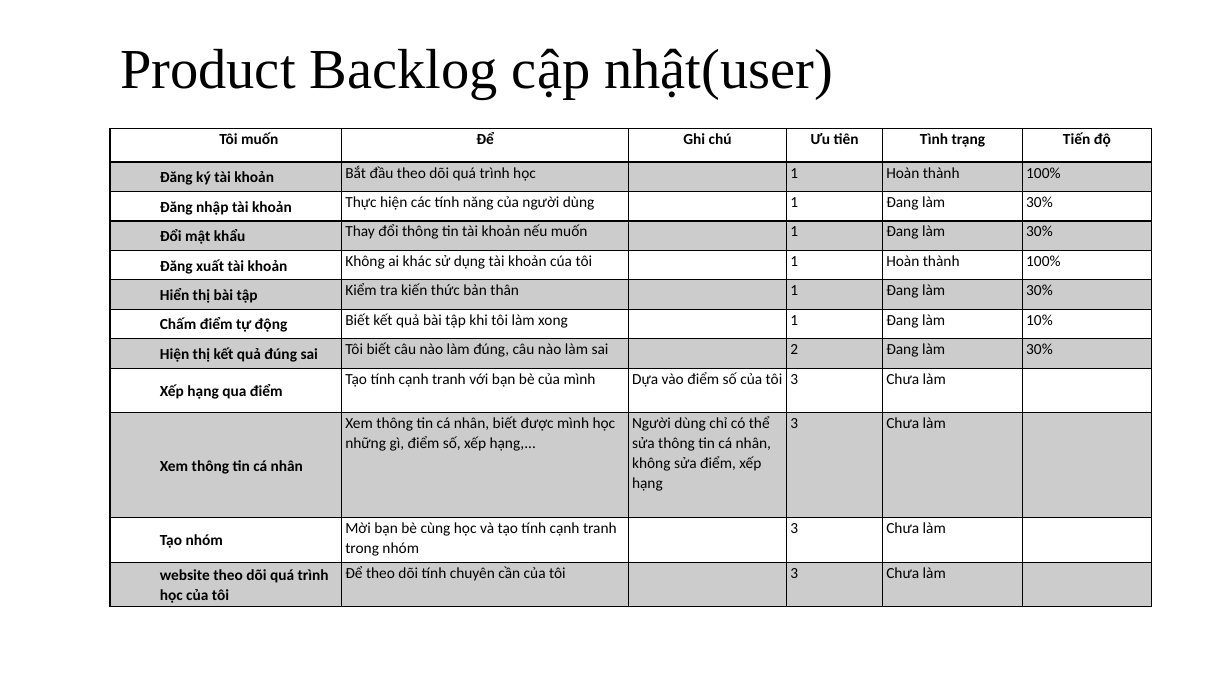
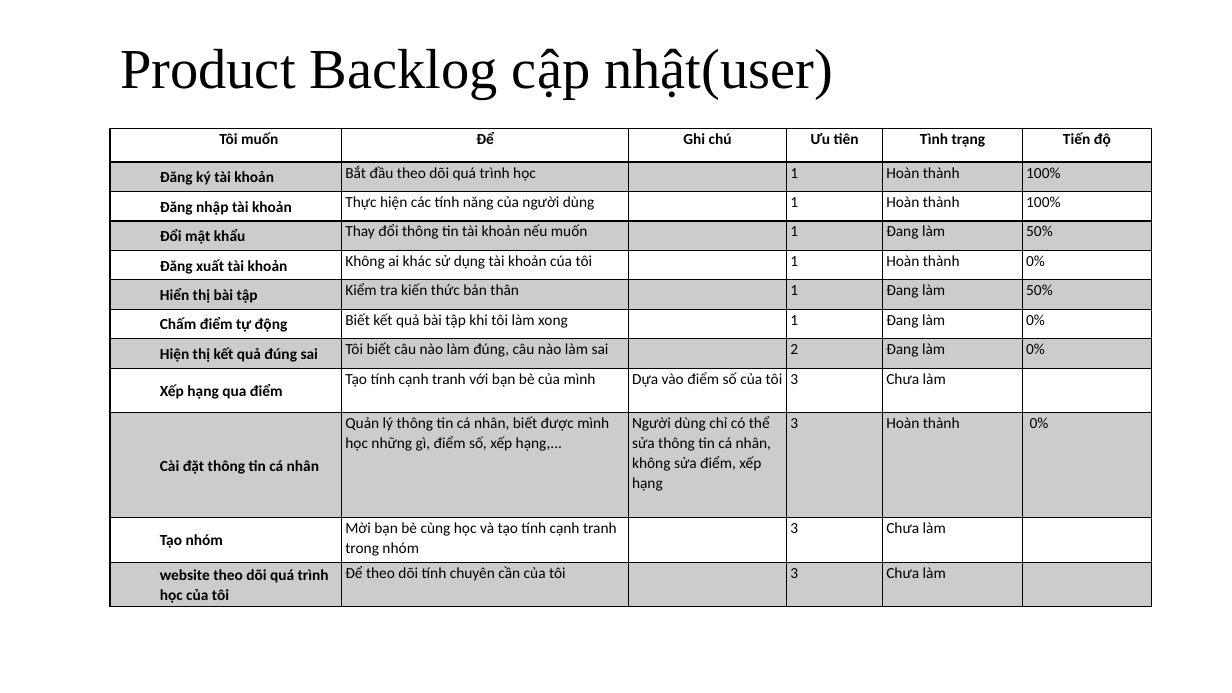
Before and after one commit to huynhquangminh/18HCB_QuanLyQuyTrinhPhanMem, a slide deck: slide 15 of Documents/Tuan5/Nhom_3_Tuan_5.pptx (slide 12 before the commit). Drawn at 1232x693 pixels with LibreOffice and Linux fonts; fonts in the diff are those of the drawing. Boxes give left, top, right and bottom in pixels: in the first picture for what was removed or moved away, otherwise in the second. Text is boxed around its words. In the diff, an @@ line names an element or a change of style, - is before the commit and + after.

Commit message:
Cập nhật cho bài giữa kì

```diff
--- a/Documents/Tuan5/Nhom_3_Tuan_5.pptx
+++ b/Documents/Tuan5/Nhom_3_Tuan_5.pptx
@@ table at <box>110,128,1151,607</box> @@
-row 3, column 5: Đang làm
+row 3, column 5: Hoàn thành
-row 3, column 6: 30%
+row 3, column 6: 100%
-row 4, column 6: 30%
+row 4, column 6: 50%
-row 5, column 6: 100%
+row 5, column 6: 0%
-row 6, column 6: 30%
+row 6, column 6: 50%
-row 7, column 6: 10%
+row 7, column 6: 0%
-row 8, column 6: 30%
+row 8, column 6: 0%
-row 10: Xem thông tin cá nhân | Xem thông tin cá nhân, biết được mình học những gì, điểm số, xếp hạng,... | Người dùng chỉ có thể sửa thông tin cá nhân, không sửa điểm, xếp hạng | 3 | Chưa làm | 
+row 10: Cài đặt thông tin cá nhân | Quản lý thông tin cá nhân, biết được mình học những gì, điểm số, xếp hạng,... | Người dùng chỉ có thể sửa thông tin cá nhân, không sửa điểm, xếp hạng | 3 | Hoàn thành | 0%
```
Also in this commit, not shown: 6 other slides changed, 2 slides added, 1 slide removed, 5 other files.
